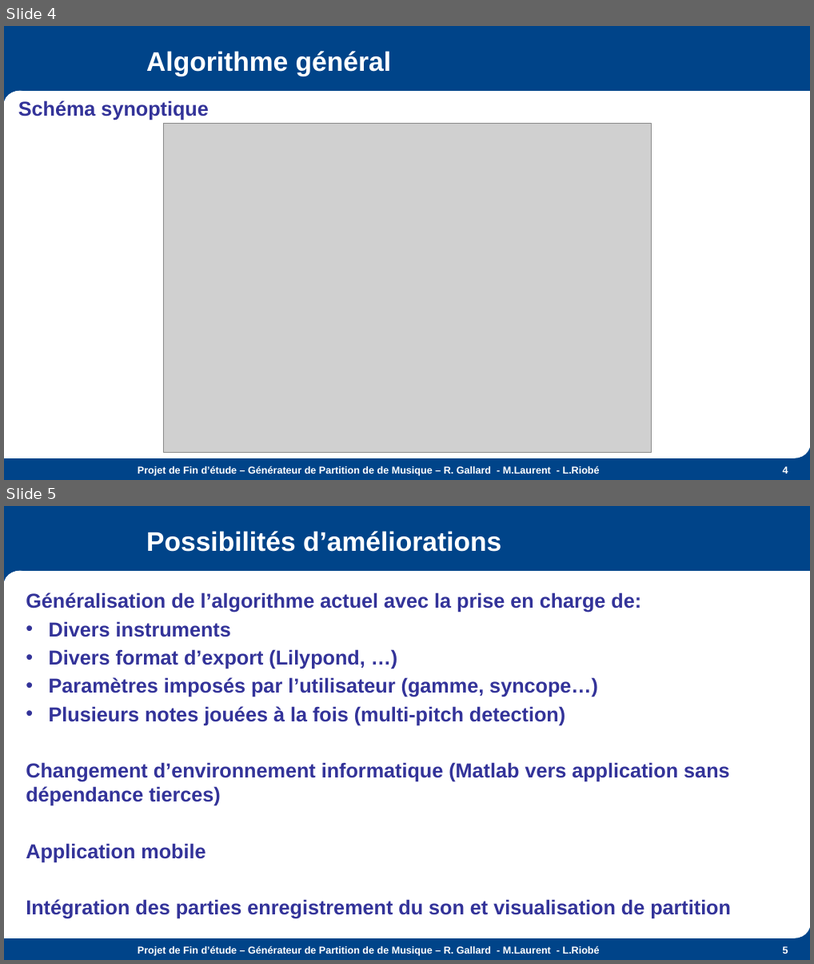
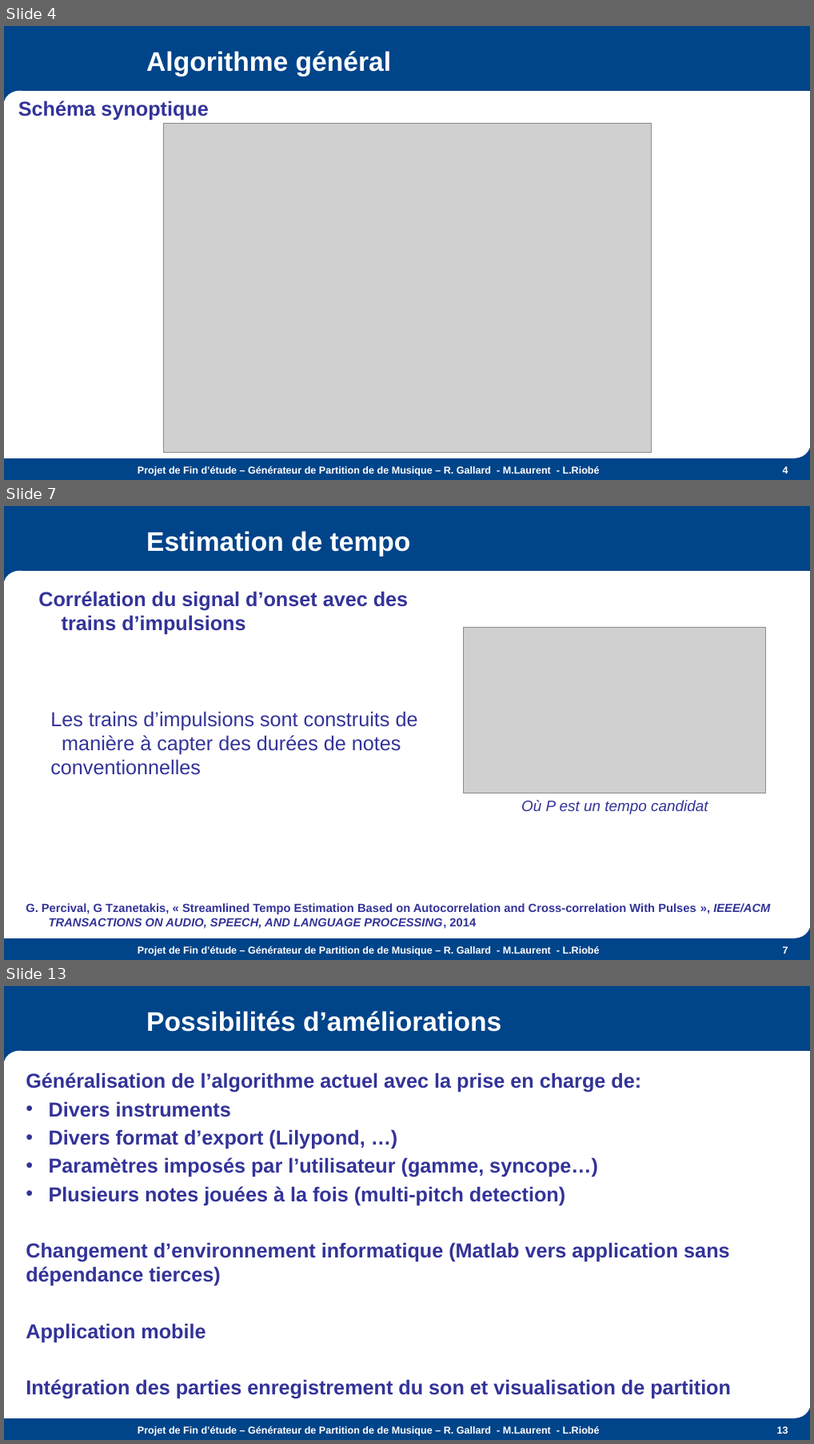
Before and after one commit to the-midge/gentab, a slide deck: Docs/Présentation-PFE.pptx. Shown one above the other, each under a label of ours: slides 4 and 5 before the commit, slides 4, 7 and 13 after it; the slides between them are not shown. The pictures are 814x964 and 814x1444 pixels, drawn with LibreOffice and Linux fonts; fonts in the diff are those of the drawing; grey boxes stand for pictures; background and template pictures are left out. Boxes give left, top, right and bottom in pixels: in the first picture for what was removed or moved away, otherwise in the second. Text is boxed around its words. In the diff, an @@ line names an element or a change of style, - is before the commit and + after.

Commit message:
Doc plus prise en compte du tempo dans l'appli

```diff
--- a/Docs/Présentation-PFE.pptx
+++ b/Docs/Présentation-PFE.pptx
@@ slide 7 added at (4,506,810,960), background #004489; not listed: 7 template elements that a slide beside it also shows @@
@@ title added at (146,531,411,556), 32 pt, text #FFFFFF, bold @@
+Estimation de tempo
@@ text added at (38,591,408,635), 24 pt, text #333399, bold @@
+Corrélation du signal d’onset avec des trains d’impulsions
@@ picture added at (464,627,766,792) @@
@@ text added at (50,711,418,775), 24 pt, text #333399 @@
+Les trains d’impulsions sont construits de manière à capter des durées de notes conventionnelles
@@ text added at (522,800,708,814), 18 pt, text #333399, italic @@
+Où P est un tempo candidat
@@ text added at (26,903,770,928), 14 pt, text #333399, bold @@
+G. Percival, G Tzanetakis, « Streamlined Tempo Estimation Based on Autocorrelation and Cross-correlation With Pulses », IEEE/ACM TRANSACTIONS ON AUDIO, SPEECH, AND LANGUAGE PROCESSING, 2014
@@ text added at (138,945,600,956), 12 pt, text #FFFFFF, bold @@
+Projet de Fin d’étude – Générateur de Partition de de Musique – R. Gallard - M.Laurent - L.Riobé
@@ page number added at (783,946,789,953), 12 pt, text #FFFFFF, bold @@
+7
@@ what was slide 5 is now slide 13 @@
@@ page number at (778,1426,789,1433): text changed @@
-5
+13
```
Also in this commit, not shown: 7 other slides added, 18 other files.
